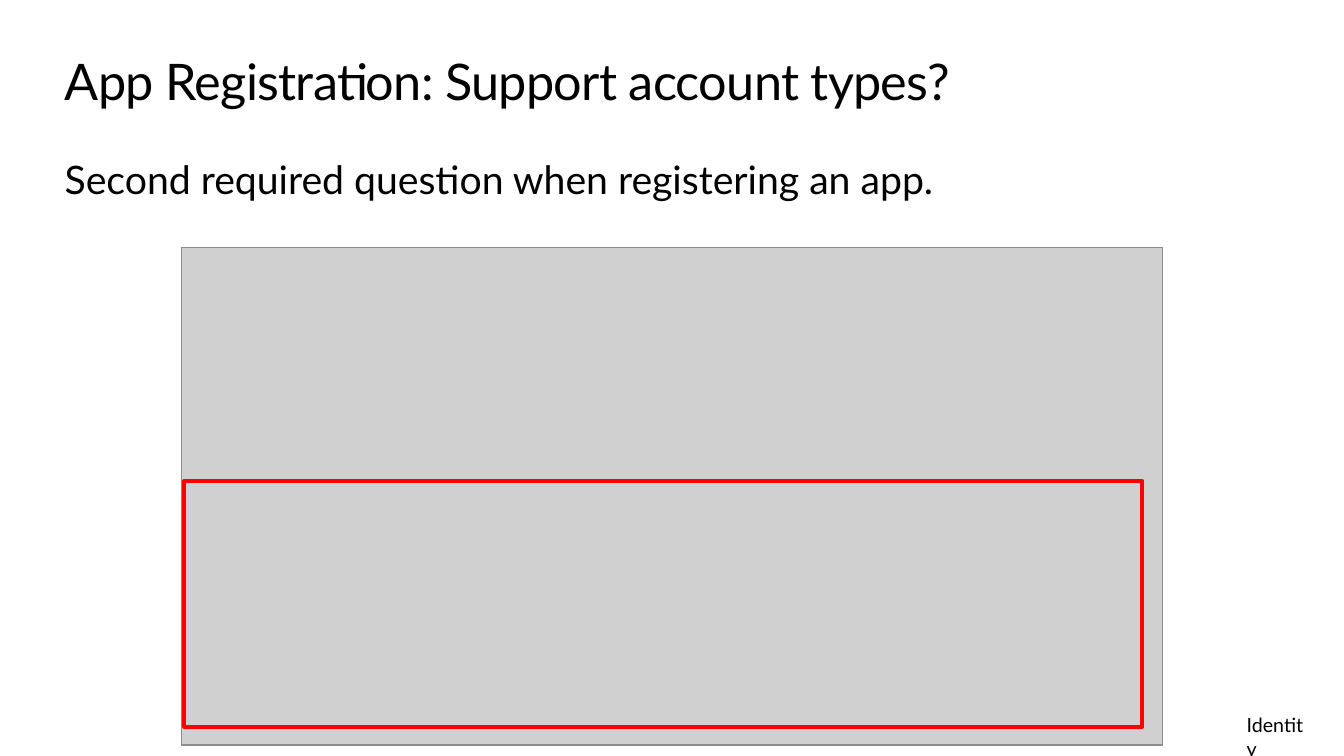
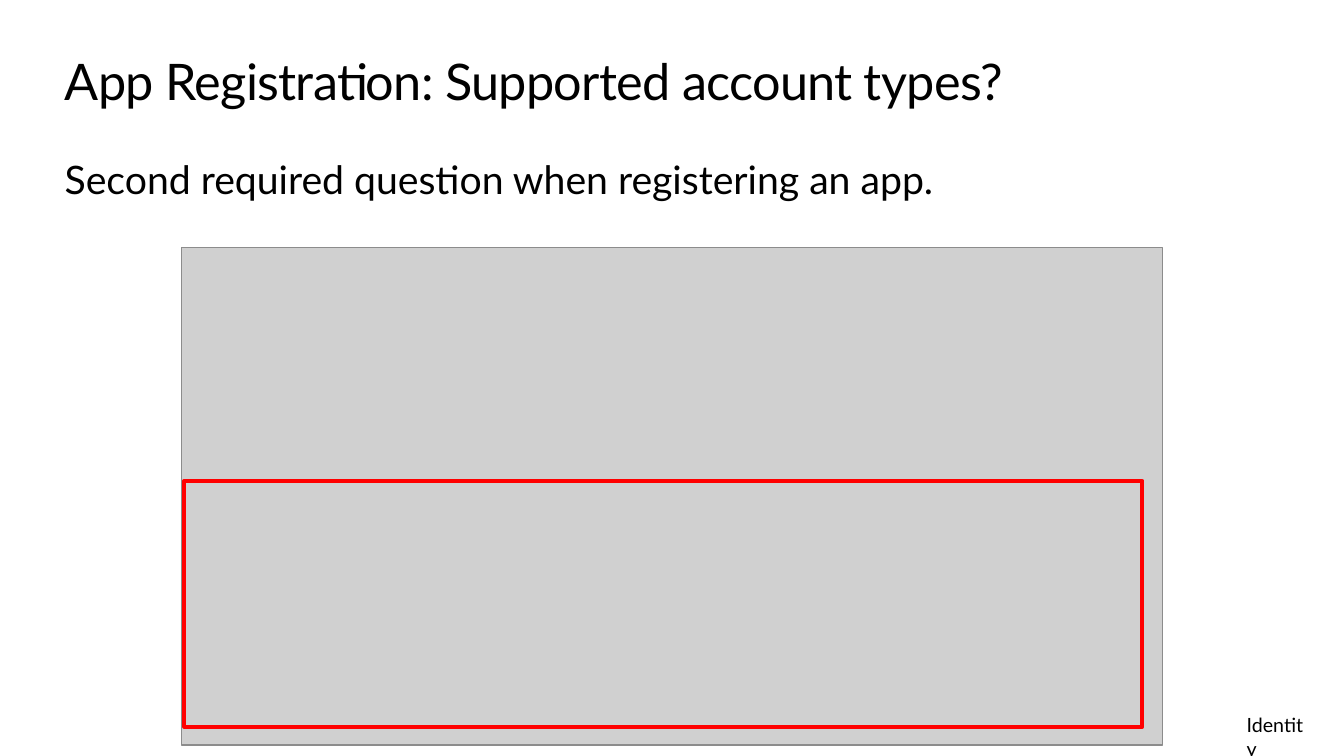
Before and after one commit to kylemar/LOB-Apps-for-IT-Pros, a slide deck: slide 20 of LOB apps for ITPros.pptx (slide 19 before the commit). Drawn at 1344x756 pixels with LibreOffice and Linux fonts; fonts in the diff are those of the drawing; grey boxes stand for pictures; background and template pictures are left out. Boxes give left, top, right and bottom in pixels: in the first picture for what was removed or moved away, otherwise in the second. Text is boxed around its words. In the diff, an @@ line names an element or a change of style, - is before the commit and + after.

```diff
--- a/LOB apps for ITPros.pptx
+++ b/LOB apps for ITPros.pptx
@@ title at [65,63,1003,109]: text changed @@
-App Registration: Support account types?
+App Registration: Supported account types?
```
Also in this commit, not shown: 22 other slides changed, 20 slides added, 2 slides removed, 1 other file.
